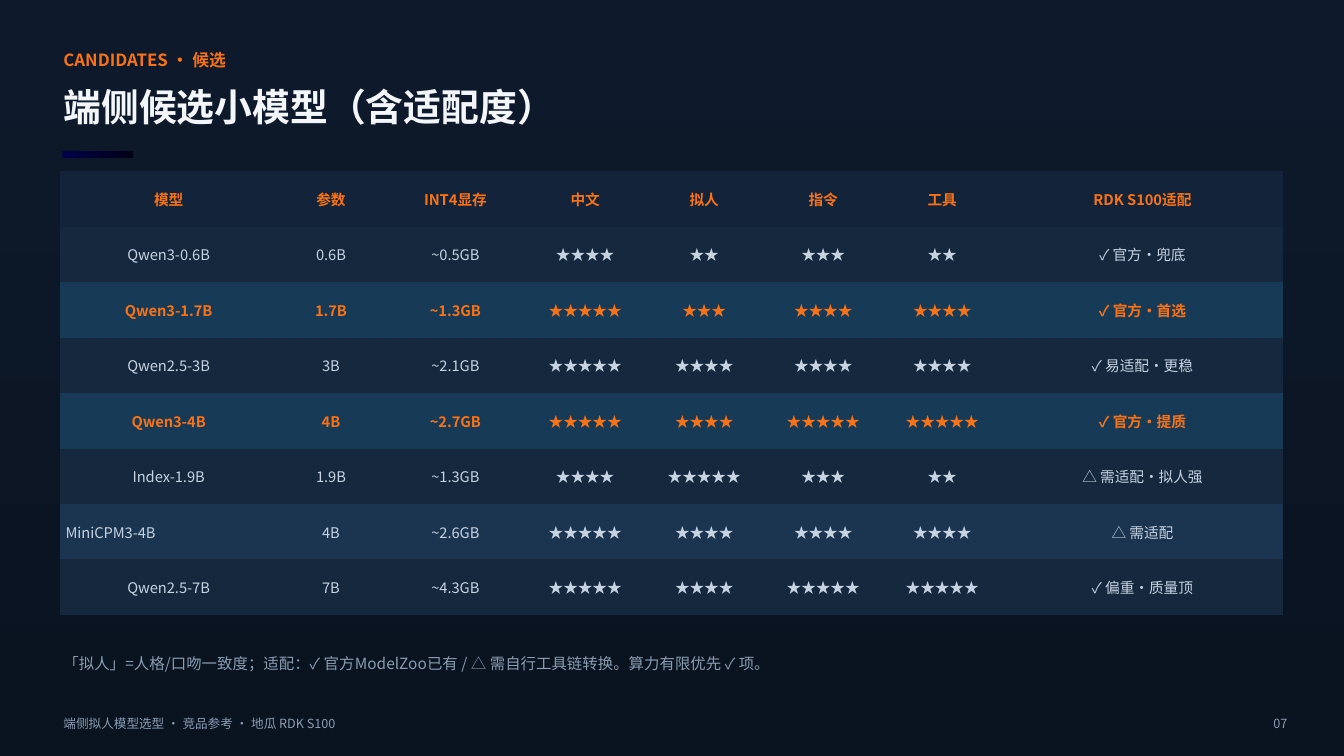
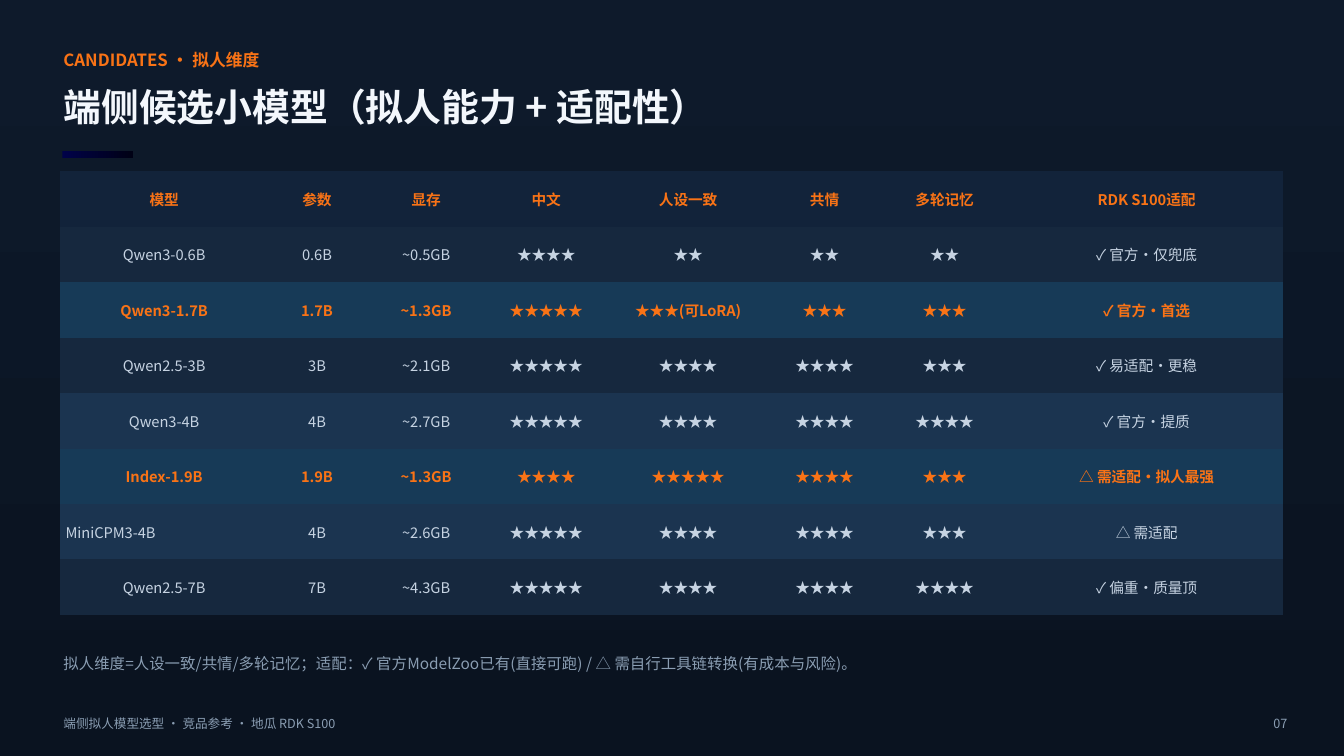
Before and after one commit to misswang122727-gif/misswanng122727-gif, a slide deck: slide 7 of 人形机器人端侧拟人模型选型对比-蓝橙.pptx. Drawn at 1344x756 pixels with LibreOffice and Linux fonts; fonts in the diff are those of the drawing. Boxes give left, top, right and bottom in pixels: in the first picture for what was removed or moved away, otherwise in the second. Text is boxed around its words. In the diff, an @@ line names an element or a change of style, - is before the commit and + after.

```diff
--- a/人形机器人端侧拟人模型选型对比-蓝橙.pptx
+++ b/人形机器人端侧拟人模型选型对比-蓝橙.pptx
@@ text at <box>63,51,259,68</box>: text changed @@
-CANDIDATES · 候选
+CANDIDATES · 拟人维度
@@ text at <box>63,88,708,125</box>: text changed @@
-端侧候选小模型（含适配度）
+端侧候选小模型（拟人能力 + 适配性）
@@ table at <box>60,171,1282,615</box> @@
-row 1: 模型 | 参数 | INT4显存 | 中文 | 拟人 | 指令 | 工具 | RDK S100适配
+row 1: 模型 | 参数 | 显存 | 中文 | 人设一致 | 共情 | 多轮记忆 | RDK S100适配
-row 2, column 6: ★★★
+row 2, column 6: ★★
-row 2, column 8: ✓ 官方·兜底
+row 2, column 8: ✓ 官方·仅兜底
-row 3: Qwen3-1.7B | 1.7B | ~1.3GB | ★★★★★ | ★★★ | ★★★★ | ★★★★ | ✓ 官方·首选
+row 3: Qwen3-1.7B | 1.7B | ~1.3GB | ★★★★★ | ★★★(可LoRA) | ★★★ | ★★★ | ✓ 官方·首选
-row 4, column 7: ★★★★
+row 4, column 7: ★★★
-row 5, column 6: ★★★★★
+row 5, column 6: ★★★★
-row 5, column 7: ★★★★★
+row 5, column 7: ★★★★
-row 6: Index-1.9B | 1.9B | ~1.3GB | ★★★★ | ★★★★★ | ★★★ | ★★ | △ 需适配·拟人强
+row 6: Index-1.9B | 1.9B | ~1.3GB | ★★★★ | ★★★★★ | ★★★★ | ★★★ | △ 需适配·拟人最强
-row 7, column 7: ★★★★
+row 7, column 7: ★★★
-row 8, column 6: ★★★★★
+row 8, column 6: ★★★★
-row 8, column 7: ★★★★★
+row 8, column 7: ★★★★
@@ fill #173A57 to #1B3450 in row 5 @@
@@ fill #16283E to #173A57 in row 6 @@
@@ text colour #F97316 to #C6D3E2, bold off in "Qwen3-4B", "4B", "~2.7GB", "★★★★★" and 2 more places @@
@@ text colour #C6D3E2 to #F97316, bold on in "Index-1.9B", "1.9B", "~1.3GB", "★★★★" and 1 more places @@
@@ text at <box>63,656,857,672</box>: text changed @@
-「拟人」=人格/口吻一致度；适配：✓ 官方ModelZoo已有 / △ 需自行工具链转换。算力有限优先 ✓ 项。
+拟人维度=人设一致/共情/多轮记忆；适配：✓ 官方ModelZoo已有(直接可跑) / △ 需自行工具链转换(有成本与风险)。
```
Also in this commit, not shown: 3 other slides changed, 2 other files.
